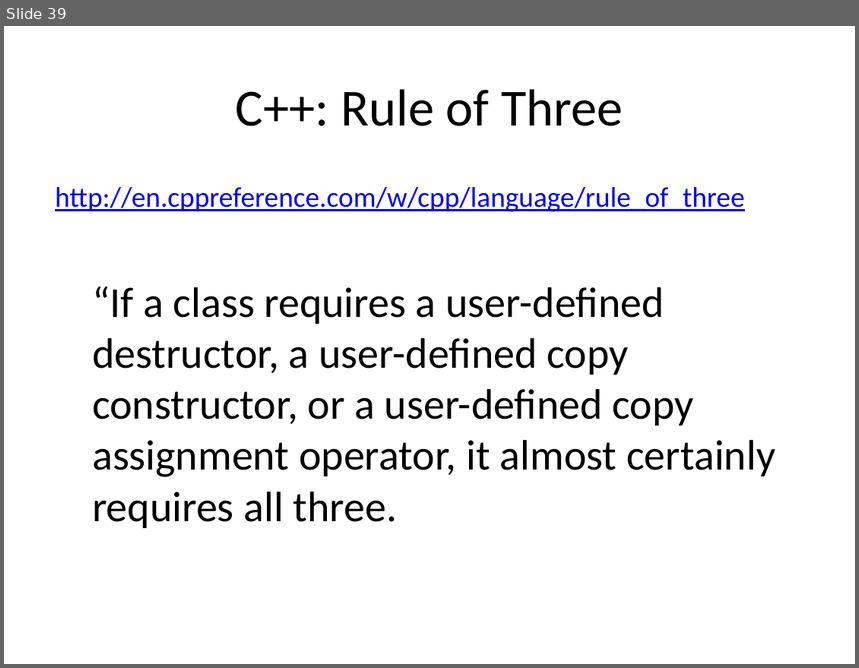
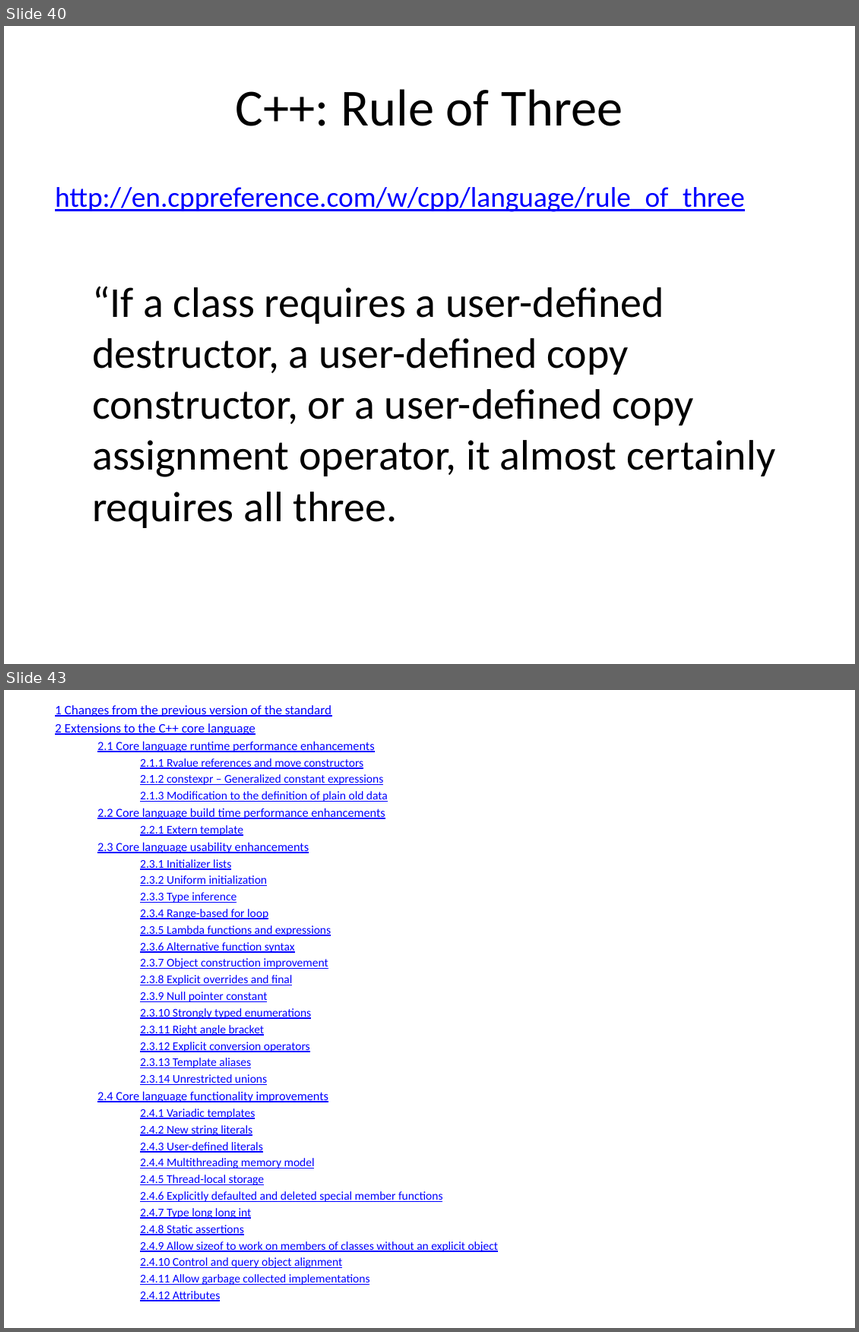
Before and after one commit to fellmad/FunWithCpp11, a slide deck: doc/Fun_with_C++11.pptx. Shown one above the other, each under a label of ours: slide 39 before the commit, slides 40 and 43 after it; the slides between them are not shown. The pictures are 859x668 and 859x1332 pixels, drawn with LibreOffice and Linux fonts; fonts in the diff are those of the drawing. Boxes give left, top, right and bottom in pixels: in the first picture for what was removed or moved away, otherwise in the second. Text is boxed around its words. In the diff, an @@ line names an element or a change of style, - is before the commit and + after.

```diff
--- a/doc/Fun_with_C++11.pptx
+++ b/doc/Fun_with_C++11.pptx
@@ slide 43 added at bbox=[4, 690, 855, 1328], background #FFFFFF @@
@@ text added at bbox=[55, 705, 498, 1302], 10 pt, text #0000FF, underline @@
+1 Changes from the previous version of the standard
+2 Extensions to the C++ core language
+  2.1 Core language runtime performance enhancements
+    2.1.1 Rvalue references and move constructors
+    2.1.2 constexpr – Generalized constant expressions
+    2.1.3 Modification to the definition of plain old data
+  2.2 Core language build time performance enhancements
+    2.2.1 Extern template
+  2.3 Core language usability enhancements
+    2.3.1 Initializer lists
+    2.3.2 Uniform initialization
+    2.3.3 Type inference
+    2.3.4 Range-based for loop
+    2.3.5 Lambda functions and expressions
+    2.3.6 Alternative function syntax
+    2.3.7 Object construction improvement
+    2.3.8 Explicit overrides and final
+    2.3.9 Null pointer constant
+    2.3.10 Strongly typed enumerations
+    2.3.11 Right angle bracket
+    2.3.12 Explicit conversion operators
+    2.3.13 Template aliases
+    2.3.14 Unrestricted unions
+  2.4 Core language functionality improvements
+    2.4.1 Variadic templates
+    2.4.2 New string literals
+    2.4.3 User-defined literals
+    2.4.4 Multithreading memory model
+    2.4.5 Thread-local storage
+    2.4.6 Explicitly defaulted and deleted special member functions
+    2.4.7 Type long long int
+    2.4.8 Static assertions
+    2.4.9 Allow sizeof to work on members of classes without an explicit object
+    2.4.10 Control and query object alignment
+    2.4.11 Allow garbage collected implementations
+    2.4.12 Attributes
@@ what was slide 39 is now slide 40 @@
```
Also in this commit, not shown: 11 slides changed, 4 other slides added, 3 slides removed, 1 other file.
